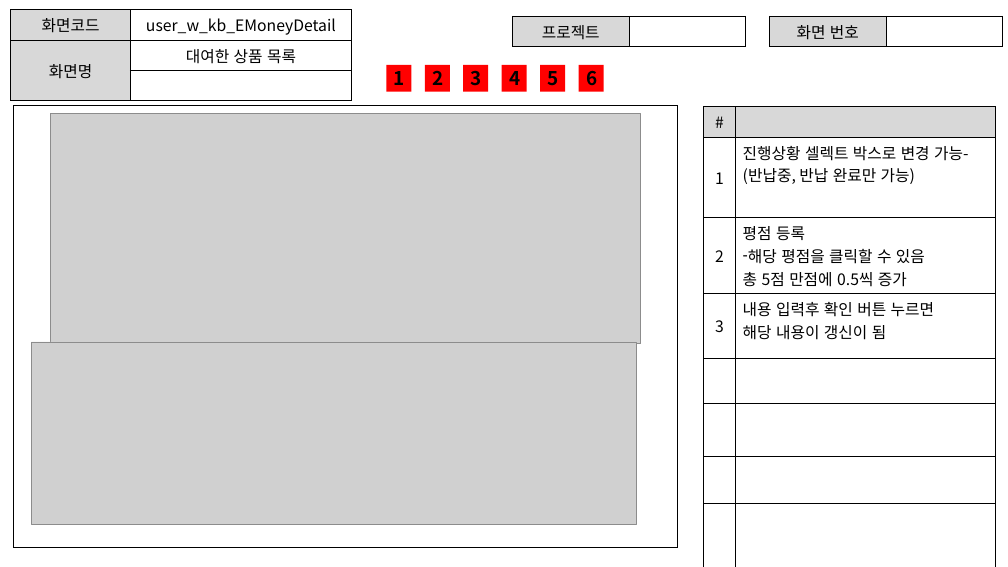
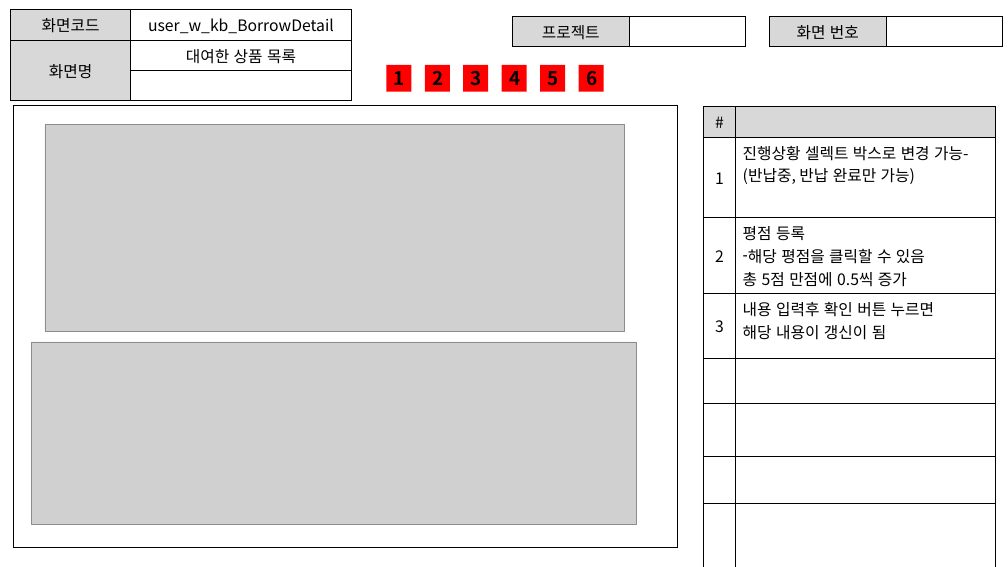
Before and after one commit to ezenteam2/RentalEquip, a slide deck: slide 18 of 0 발표용 파워포인트/project04 - 파워포인트 종합 - 기범.pptx (slide 10 before the commit). Drawn at 1008x567 pixels with LibreOffice and Linux fonts; fonts in the diff are those of the drawing; grey boxes stand for pictures. Boxes give left, top, right and bottom in pixels: in the first picture for what was removed or moved away, otherwise in the second. Text is boxed around its words. In the diff, an @@ line names an element or a change of style, - is before the commit and + after.

```diff
--- a/0 발표용 파워포인트/project04 - 파워포인트 종합 - 기범.pptx
+++ b/0 발표용 파워포인트/project04 - 파워포인트 종합 - 기범.pptx
@@ table at [11, 10, 352, 89] @@
-row 1, column 2: user_w_kb_EMoneyDetail
+row 1, column 2: user_w_kb_BorrowDetail
@@ picture: place and size @@
-picture at [51, 113, 641, 344]
+picture at [45, 124, 625, 331]
```
Also in this commit, not shown: 4 other slides changed, 9 slides added.
